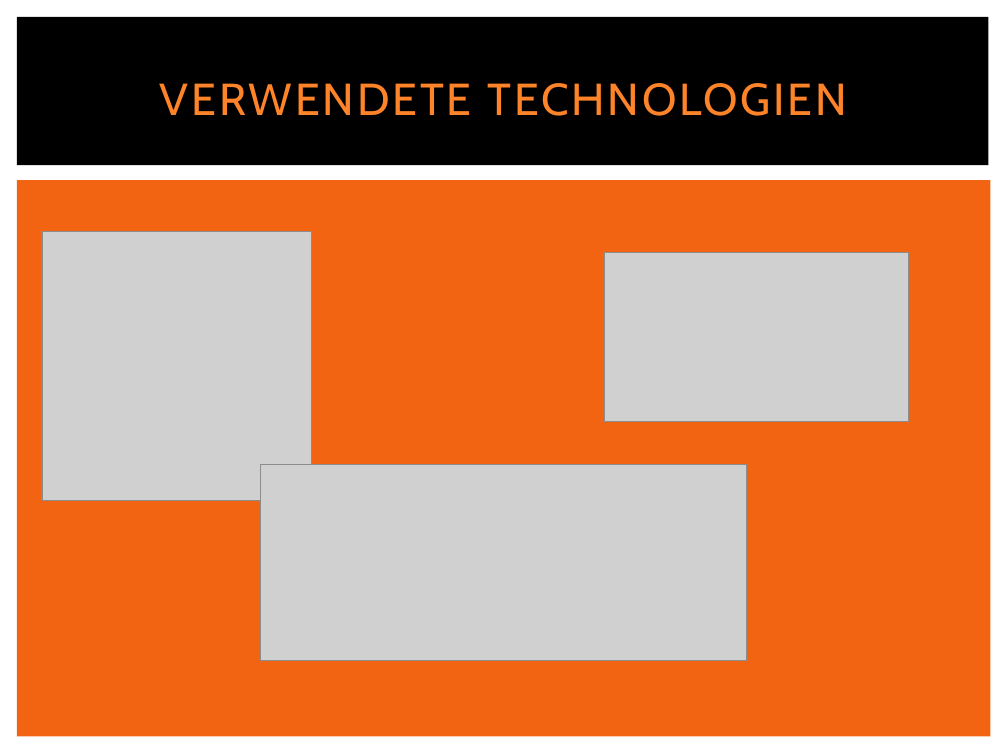
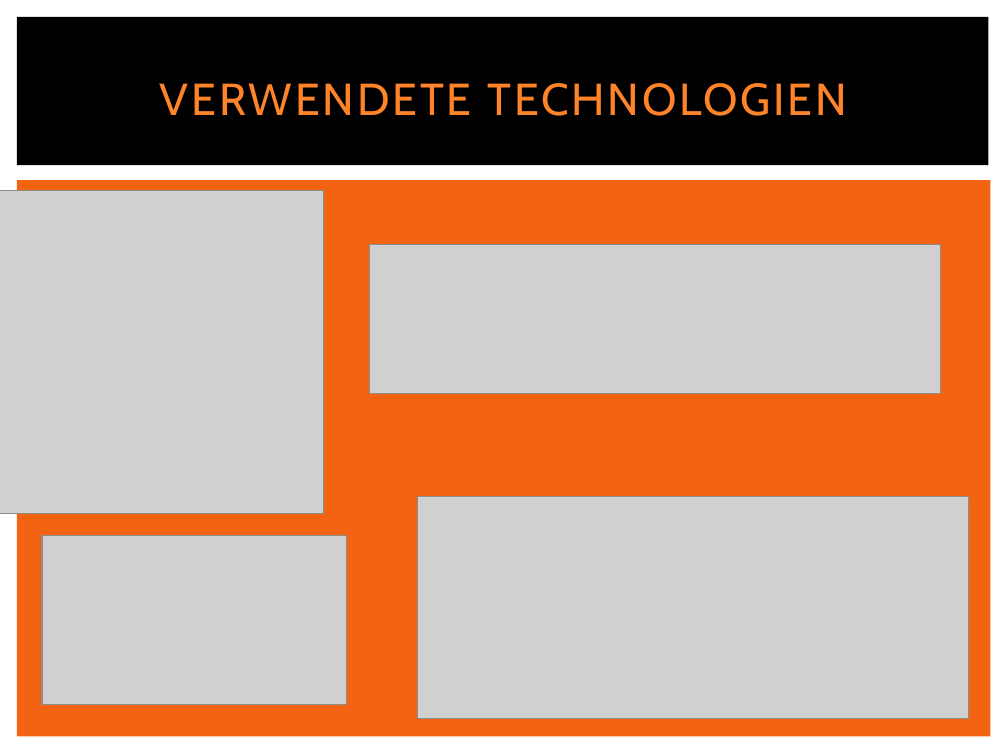
Before and after one commit to htl-leonding/2015_fiply, a slide deck: slide 13 of FIPLY/Dokumente/Präsentation.pptx (slide 12 before the commit). Drawn at 1008x756 pixels with LibreOffice and Linux fonts; fonts in the diff are those of the drawing; grey boxes stand for pictures. Boxes give left, top, right and bottom in pixels: in the first picture for what was removed or moved away, otherwise in the second. Text is boxed around its words. In the diff, an @@ line names an element or a change of style, - is before the commit and + after.

```diff
--- a/FIPLY/Dokumente/Präsentation.pptx
+++ b/FIPLY/Dokumente/Präsentation.pptx
@@ picture: place and size @@
-picture at (42,231,312,500)
+picture at (0,191,324,514)
@@ picture added at (369,244,940,393) @@
@@ picture: place and size @@
-picture at (260,464,746,659)
+picture at (417,496,969,719)
@@ picture: place and size @@
-picture at (604,253,908,422)
+picture at (42,535,347,705)
```
Also in this commit, not shown: 1 other slide changed, 4 slides added, 3 slides removed, 9 other files.
